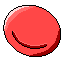
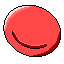
Revision of a layered 64 x 64 image; what changed, layer by layer:
painted on "Layer 7" over box(5, 6, 60, 56)
painted on "Layer 6" over box(3, 6, 61, 57)
